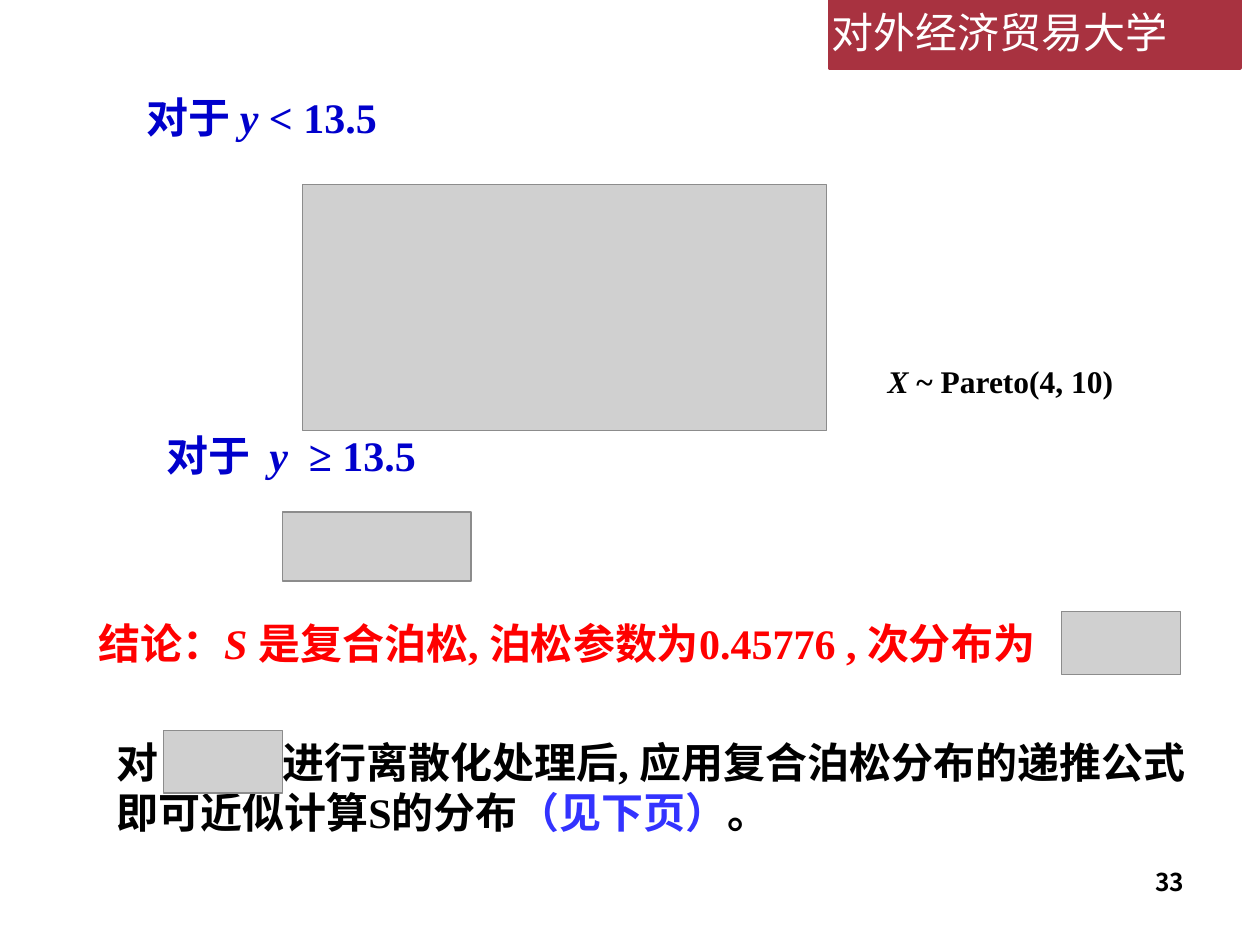
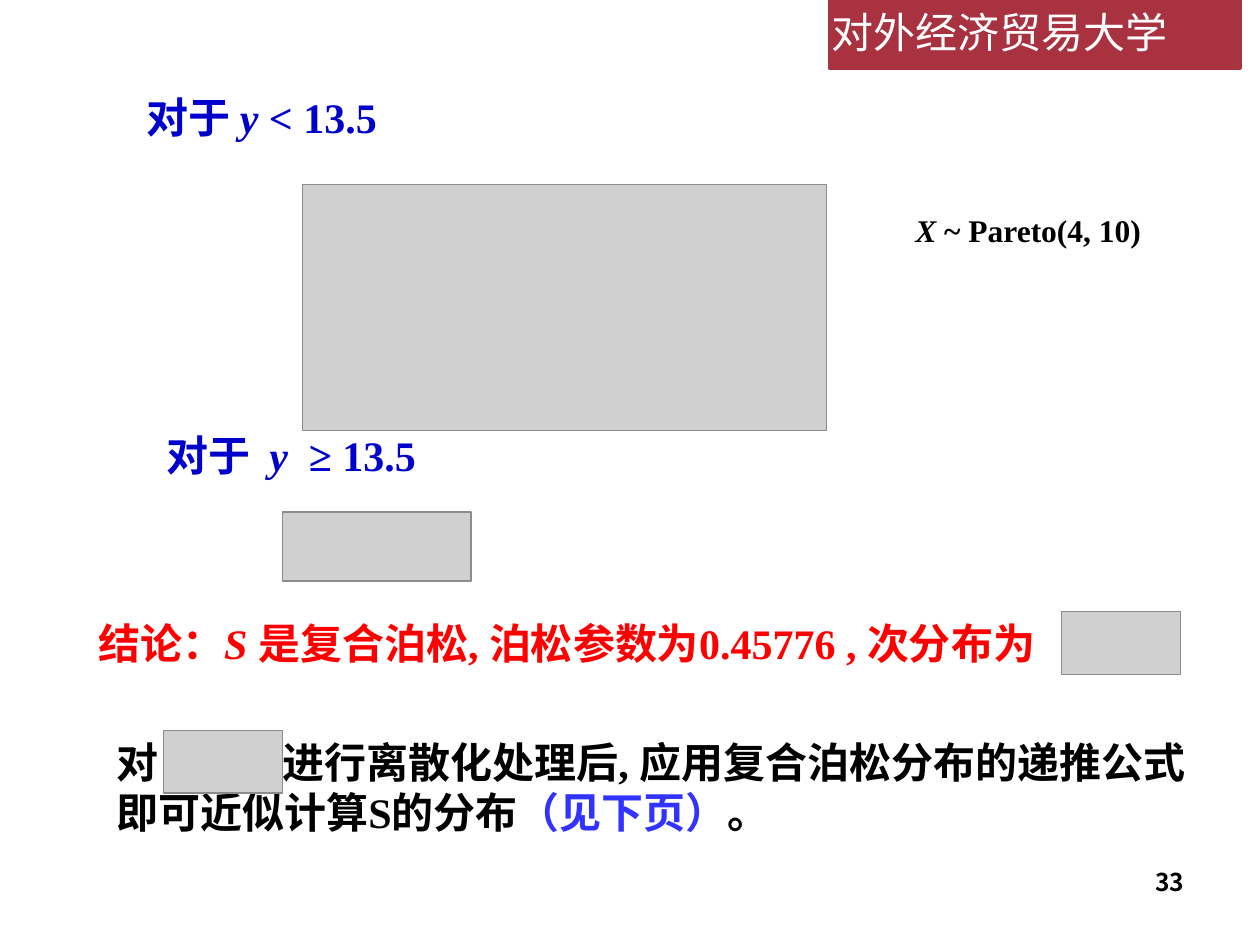
Before and after one commit to lizhengxiao/Non-life-Insurance-Actuarial-Science, a slide deck: slide 33 of Lectures/Week 6 - 累积损失模型.pptx. Drawn at 1260x945 pixels with LibreOffice and Linux fonts; fonts in the diff are those of the drawing; grey boxes stand for pictures; background and template pictures are left out. Boxes give left, top, right and bottom in pixels: in the first picture for what was removed or moved away, otherwise in the second. Text is boxed around its words. In the diff, an @@ line names an element or a change of style, - is before the commit and + after.

```diff
--- a/Lectures/Week 6 - 累积损失模型.pptx
+++ b/Lectures/Week 6 - 累积损失模型.pptx
@@ text "X ~ Pareto(4, 10)": place and size @@
-text "X ~ Pareto(4, 10)" at [888,371,1113,400]
+text "X ~ Pareto(4, 10)" at [915,220,1141,248]
```
Also in this commit, not shown: 4 other slides changed, 10 slides added, 2 other files.
